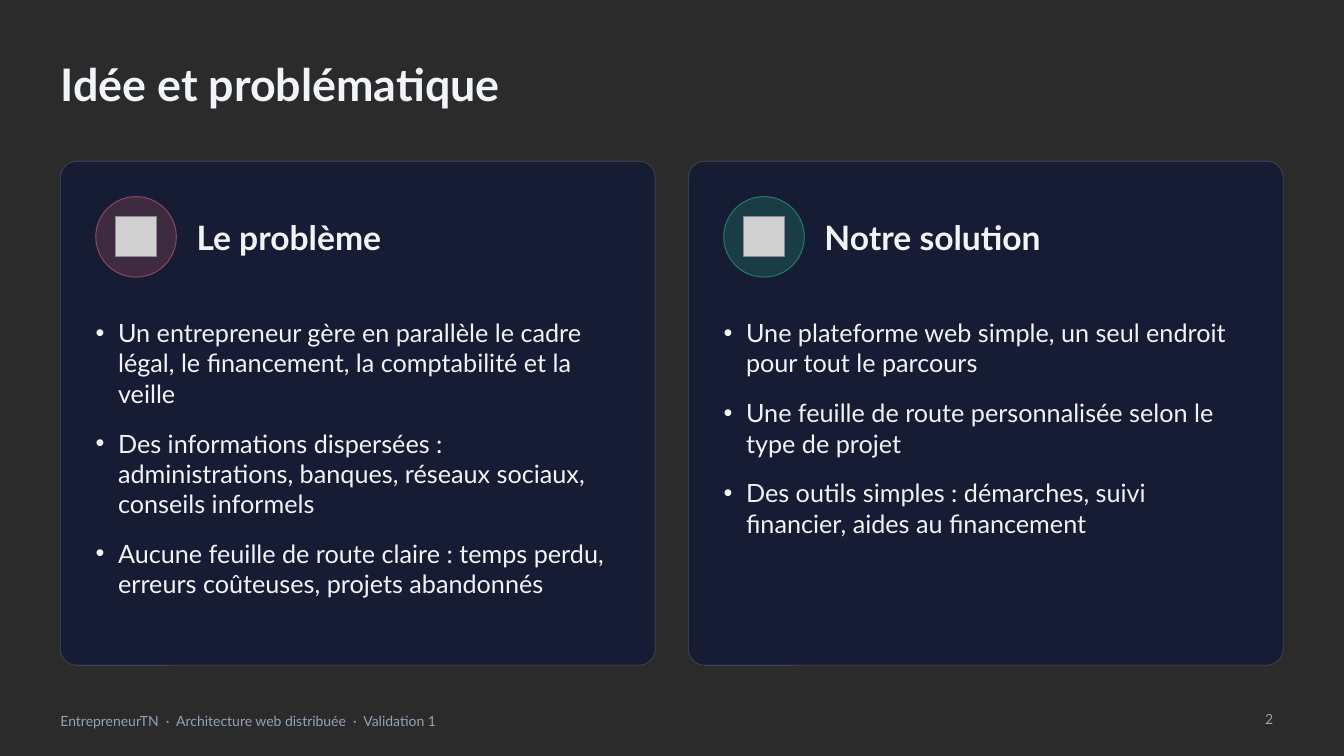
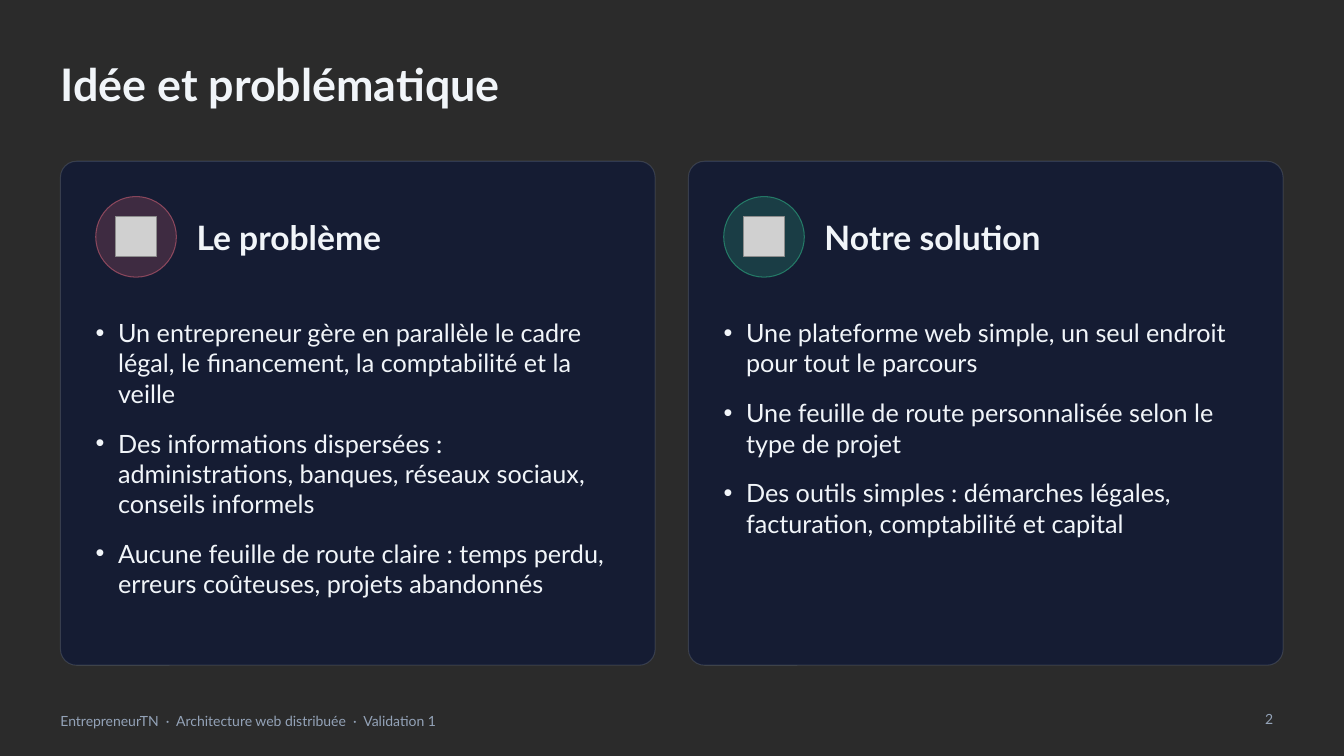
Before and after one commit to BadisBeji/EntrepreneurTN-4SSA10, a slide deck: slide 2 of Documentation/Presentation/Presentation_EntrepreneurTN.pptx. Drawn at 1344x756 pixels with LibreOffice and Linux fonts; fonts in the diff are those of the drawing; grey boxes stand for pictures; background and template pictures are left out; a plain dark background stands for a picture behind light text. Boxes give left, top, right and bottom in pixels: in the first picture for what was removed or moved away, otherwise in the second. Text is boxed around its words. In the diff, an @@ line names an element or a change of style, - is before the commit and + after.

```diff
--- a/Documentation/Presentation/Presentation_EntrepreneurTN.pptx
+++ b/Documentation/Presentation/Presentation_EntrepreneurTN.pptx
@@ text at [746,483,1171,537]: text changed @@
-• Des outils simples : démarches, suivi financier, aides au financement
+• Des outils simples : démarches légales, facturation, comptabilité et capital
```
Also in this commit, not shown: 7 other slides changed, 13 other files.
